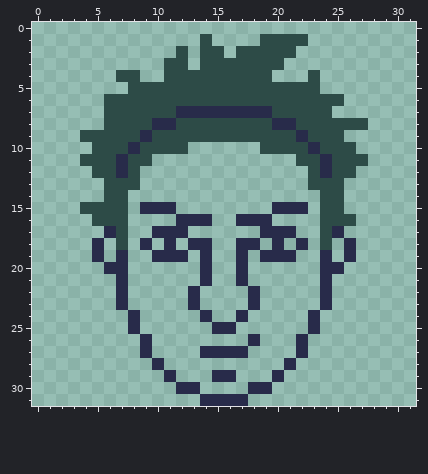
Edited in one commit: pixel-art file (wetwork/Assets/Sprites/portraits/Nestor 1.0.aseprite). Above is the file before it was changed.
32x32 pixels, 1 frame.
After:
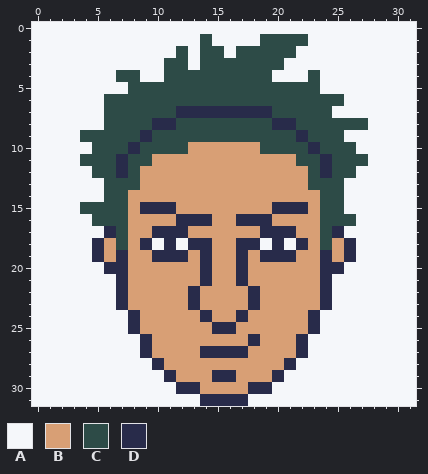
Palette (. is transparent): A #f5f7fa  B #d89f75  C #2d4b47  D #282b4a
From old to new:
The author put colour A in row 0 at x 0 to 31; in row 1 at x 0 to 13, 15 to 18 and 23 to 31; in row 2 at x 0 to 11, 13, 16 and 22 to 31; in row 3 at x 0 to 10, 13 and 21 to 31; in row 4 at x 0 to 6, 9 to 10, 20 to 22 and 24 to 31; in row 5 at x 0 to 7 and 24 to 31.
The author put colour A in row 6 at x 0 to 5 and 26 to 31; in row 7 at x 0 to 5 and 25 to 31; in row 8 at x 0 to 5 and 28 to 31; in row 9 at x 0 to 3 and 26 to 31; in row 10 at x 0 to 4 and 27 to 31; in row 11 at x 0 to 3 and 28 to 31.
The author put colour A in row 12 at x 0 to 4 and 27 to 31; in rows 13 to 14 at x 0 to 5 and 26 to 31; in row 15 at x 0 to 3 and 26 to 31; in row 16 at x 0 to 4 and 27 to 31; in row 17 at x 0 to 5 and 26 to 31; in row 18 at x 0 to 4, 10, 12, 19, 21 and 27 to 31.
The author put colour A in row 19 at x 0 to 4 and 27 to 31; in row 20 at x 0 to 5 and 26 to 31; in rows 21 to 23 at x 0 to 6 and 25 to 31; in rows 24 to 25 at x 0 to 7 and 24 to 31; in rows 26 to 27 at x 0 to 8 and 23 to 31; in row 28 at x 0 to 9 and 22 to 31.
The author put colour A in row 29 at x 0 to 10 and 21 to 31; in row 30 at x 0 to 11 and 20 to 31; in row 31 at x 0 to 13 and 18 to 31.
The author put colour B in row 10 at x 13 to 18; in row 11 at x 10 to 21; in rows 12 to 13 at x 9 to 22; in row 14 at x 8 to 23; in row 15 at x 8, 12 to 19 and 23; in row 16 at x 8 to 11, 15 to 16 and 20 to 23.
The author put colour B in row 17 at x 8 to 9, 13 to 18 and 22 to 23; in row 18 at x 6, 8, 15 to 16, 23 and 25; in row 19 at x 6, 8 to 9, 13, 15 to 16, 18, 22 to 23 and 25; in rows 20 to 21 at x 8 to 13, 15 to 16 and 18 to 23; in rows 22 to 23 at x 8 to 12, 14 to 17 and 19 to 23; in row 24 at x 9 to 13, 15 to 16 and 18 to 22.
The author put colour B in row 25 at x 9 to 14 and 17 to 22; in row 26 at x 10 to 17 and 19 to 21; in row 27 at x 10 to 13 and 18 to 21; in row 28 at x 11 to 20; in row 29 at x 12 to 14 and 17 to 19; in row 30 at x 14 to 17.
